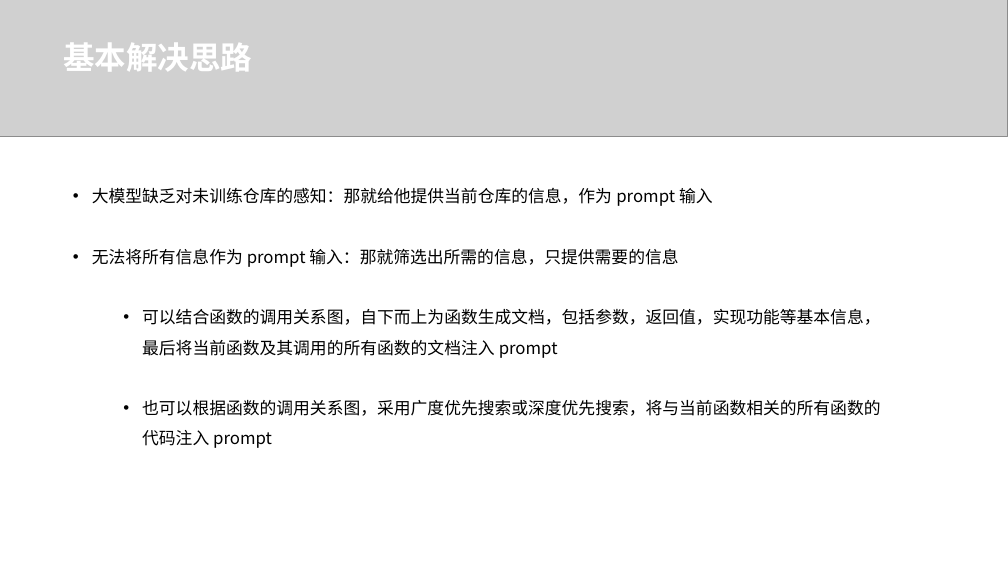
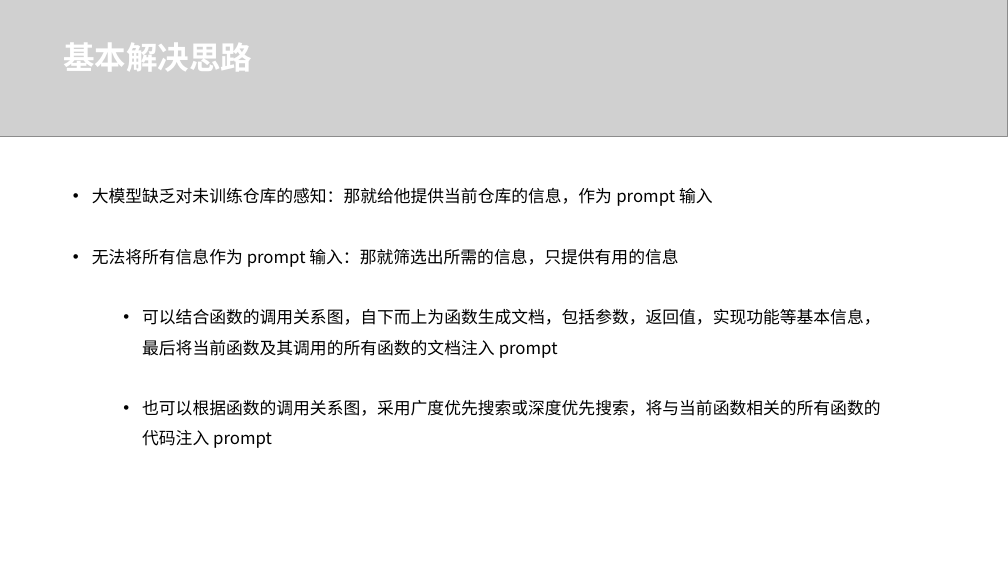
Before and after one commit to Zhenyu-Bo/Code-Assistant, a slide deck: slide 8 of report/LLM辅助的程序缺陷检测与修复.pptx. Drawn at 1008x567 pixels with LibreOffice and Linux fonts; fonts in the diff are those of the drawing; grey boxes stand for pictures. Boxes give left, top, right and bottom in pixels: in the first picture for what was removed or moved away, otherwise in the second. Text is boxed around its words. In the diff, an @@ line names an element or a change of style, - is before the commit and + after.

```diff
--- a/report/LLM辅助的程序缺陷检测与修复.pptx
+++ b/report/LLM辅助的程序缺陷检测与修复.pptx
@@ text at <box>92,248,678,267</box>: text changed @@
-• 无法将所有信息作为 prompt 输入：那就筛选出所需的信息，只提供需要的信息
+• 无法将所有信息作为 prompt 输入：那就筛选出所需的信息，只提供有用的信息
```
Also in this commit, not shown: 9 other slides changed, 3 slides removed.
